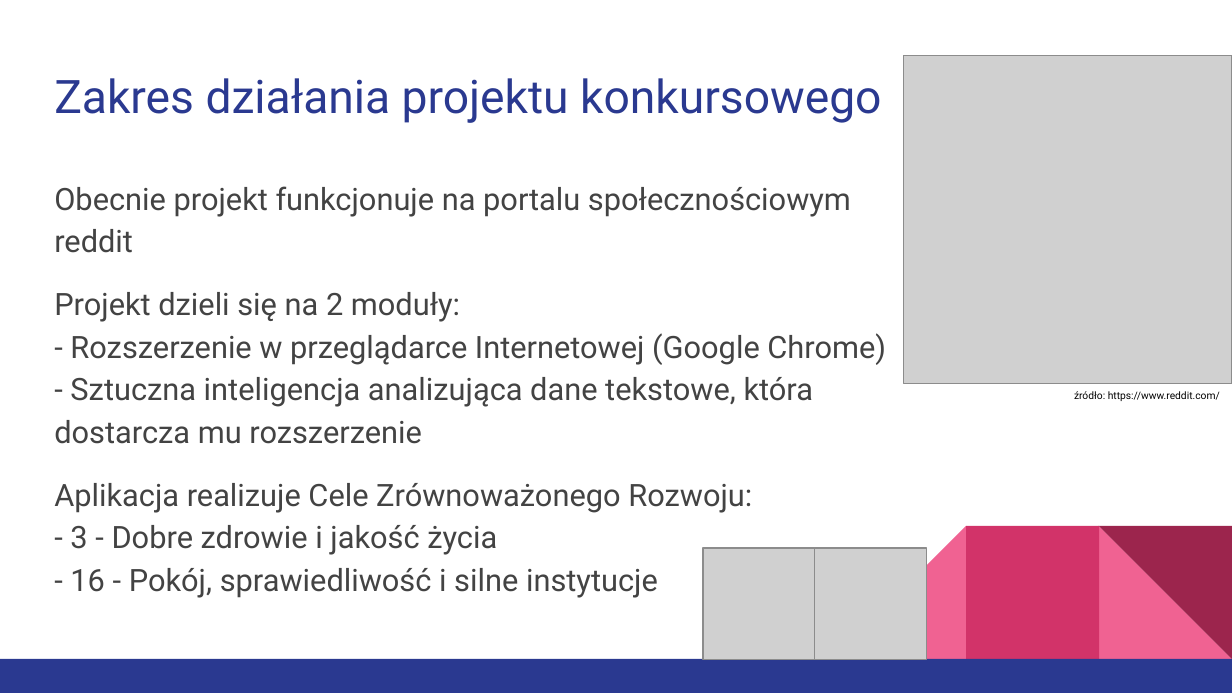
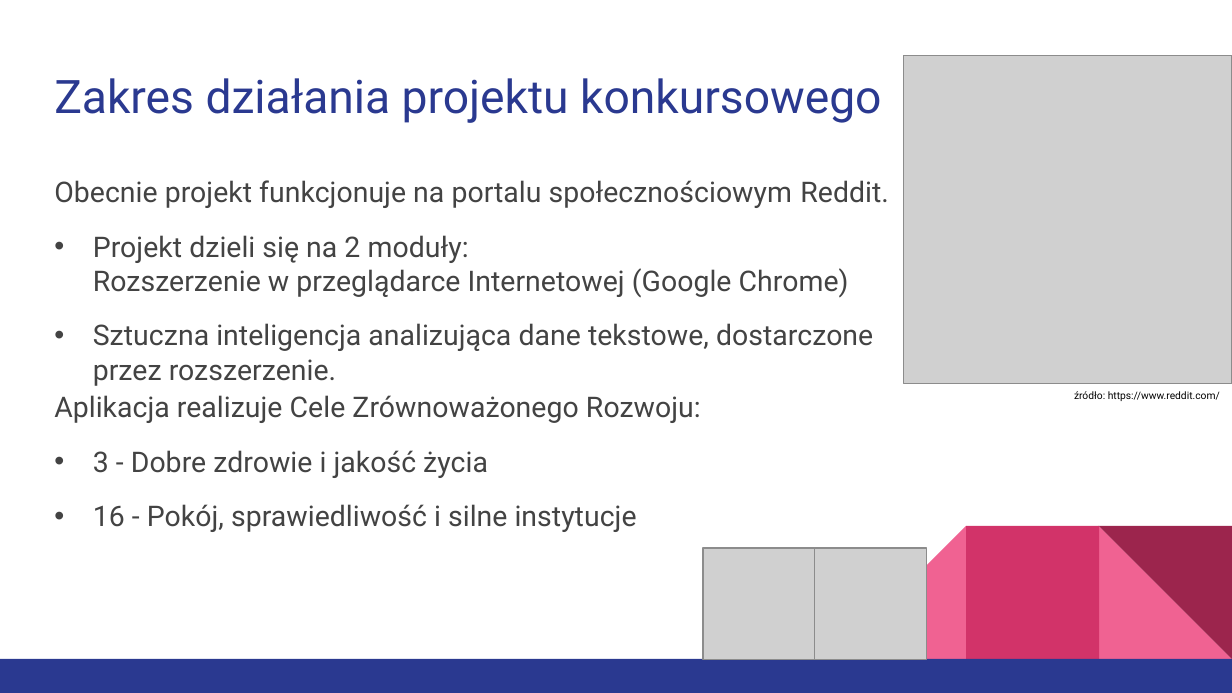
Before and after one commit to Jakub-S-K/beHappy-Ai4Youth, a slide deck: slide 5 of AI4Youth.pptx. Drawn at 1232x693 pixels with LibreOffice and Linux fonts; fonts in the diff are those of the drawing; grey boxes stand for pictures. Boxes give left, top, right and bottom in pixels: in the first picture for what was removed or moved away, otherwise in the second. Text is boxed around its words. In the diff, an @@ line names an element or a change of style, - is before the commit and + after.

```diff
--- a/AI4Youth.pptx
+++ b/AI4Youth.pptx
@@ text at (54, 180, 889, 532): text changed; size 18 to 16.6 pt @@
-Obecnie projekt funkcjonuje na portalu społecznościowym reddit
-Projekt dzieli się na 2 moduły:
-- Rozszerzenie w przeglądarce Internetowej (Google Chrome)
-- Sztuczna inteligencja analizująca dane tekstowe, która dostarcza mu rozszerzenie
-Aplikacja realizuje Cele Zrównoważonego Rozwoju:
-- 3 - Dobre zdrowie i jakość życia
-- 16 - Pokój, sprawiedliwość i silne instytucje
+Obecnie projekt funkcjonuje na portalu społecznościowym Reddit.
+• Projekt dzieli się na 2 moduły:
+  Rozszerzenie w przeglądarce Internetowej (Google Chrome)
+• Sztuczna inteligencja analizująca dane tekstowe, dostarczone przez rozszerzenie.
+Aplikacja realizuje Cele Zrównoważonego Rozwoju:
+• 3 - Dobre zdrowie i jakość życia
+• 16 - Pokój, sprawiedliwość i silne instytucje
```
Also in this commit, not shown: 6 other slides changed.
